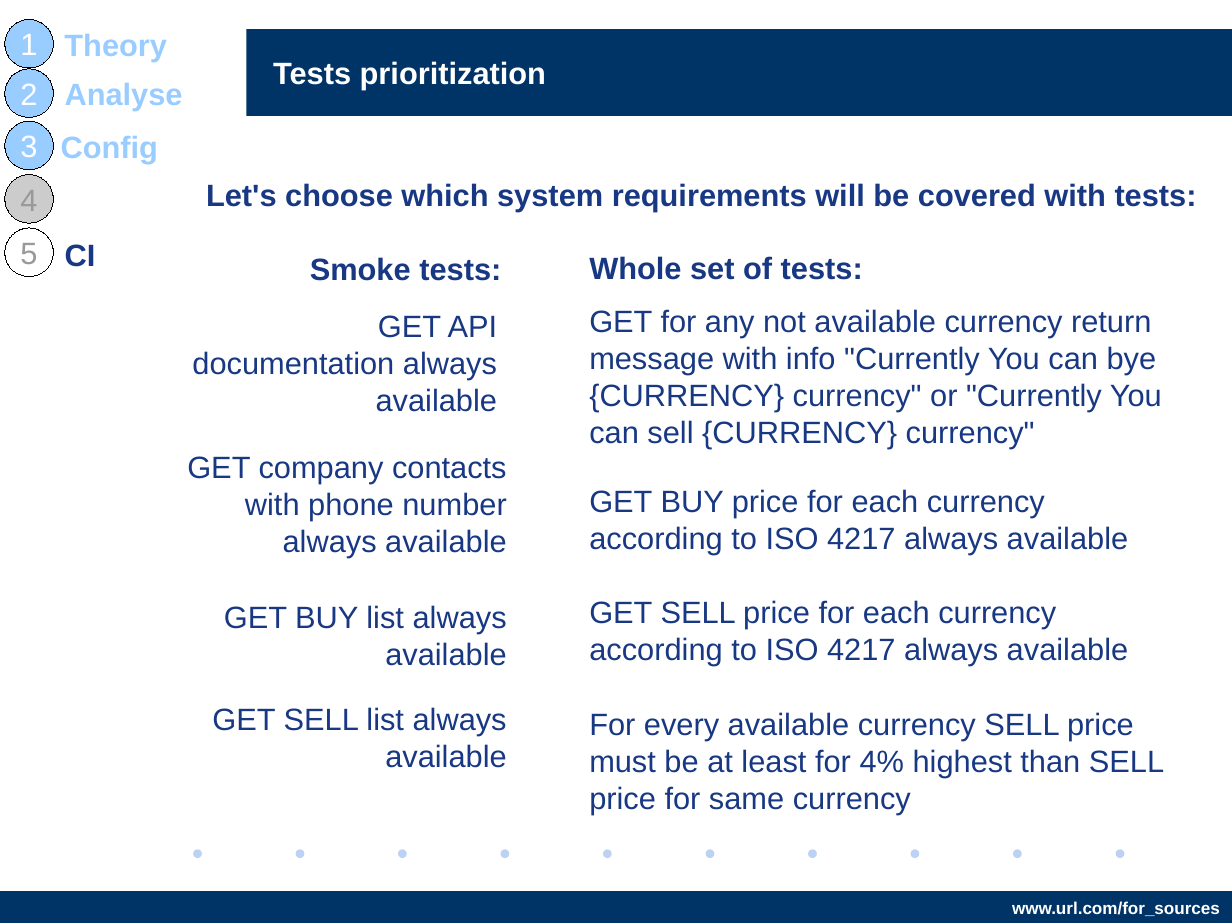
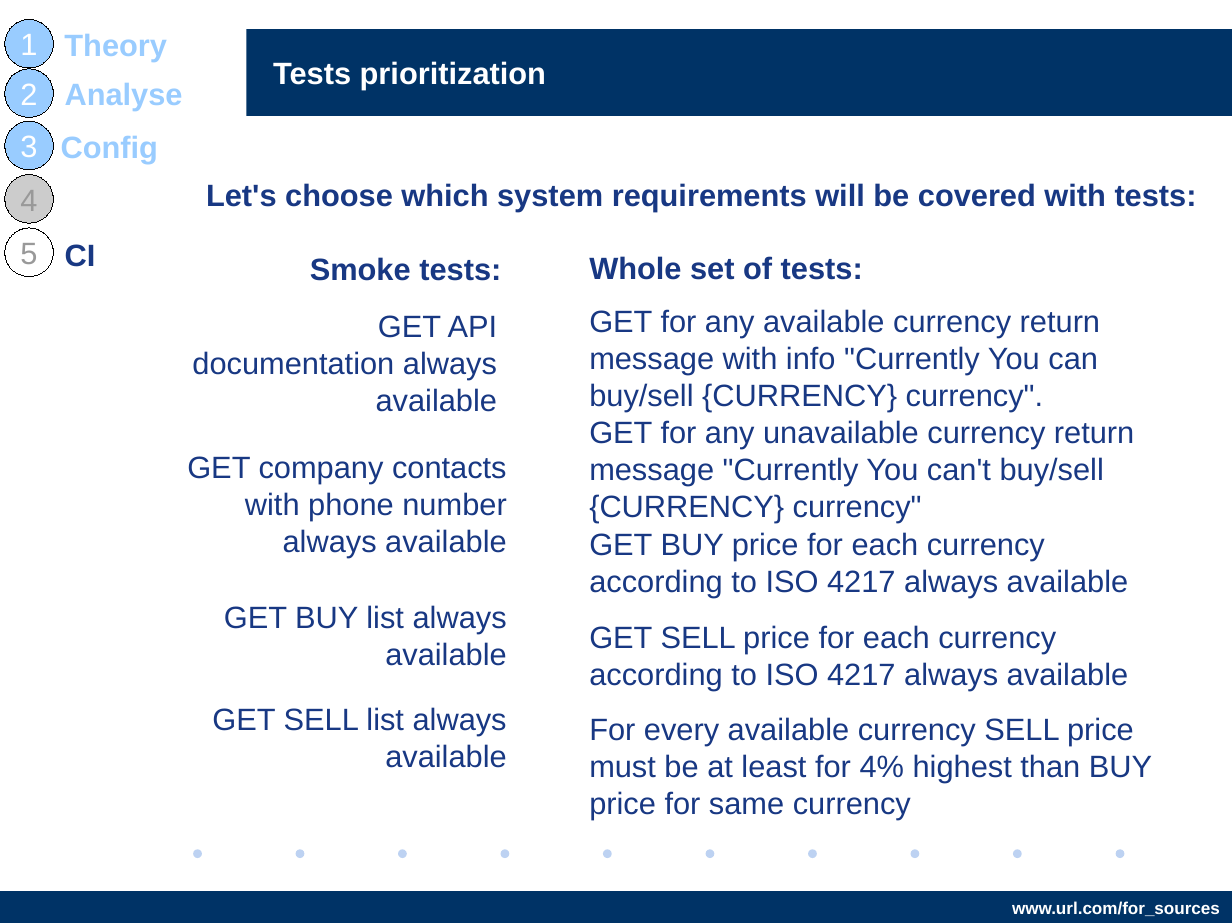
Before and after one commit to AndriiStepura/letslearnapitesting, a slide deck: slide 13 of StartTestingApiWithPostman.odp. Drawn at 1232x924 pixels with LibreOffice and Linux fonts; fonts in the diff are those of the drawing; background and template pictures are left out. Boxes give left, top, right and bottom in pixels: in the first picture for what was removed or moved away, otherwise in the second. Text is boxed around its words. In the diff, an @@ line names an element or a change of style, - is before the commit and + after.

```diff
--- a/StartTestingApiWithPostman.odp
+++ b/StartTestingApiWithPostman.odp
@@ text at [589, 309, 1134, 523]: text changed @@
-GET for any not available currency return message with info "Currently You can bye {CURRENCY} currency" or "Currently You can sell {CURRENCY} currency"
+GET for any available currency return message with info "Currently You can buy/sell {CURRENCY} currency".
+GET for any unavailable currency return message "Currently You can't buy/sell {CURRENCY} currency"
@@ text "GET BUY price for each ...": place and size @@
-text "GET BUY price for each ..." at [589, 489, 1129, 554]
+text "GET BUY price for each ..." at [589, 532, 1129, 598]
@@ text "GET SELL price for each ...": place and size @@
-text "GET SELL price for each ..." at [589, 600, 1129, 666]
+text "GET SELL price for each ..." at [589, 625, 1129, 690]
@@ text at [589, 717, 1152, 820]: text changed @@
-For every available currency SELL price must be at least for 4% highest than SELL price for same currency
+For every available currency SELL price must be at least for 4% highest than BUY price for same currency
```
Also in this commit, not shown: 9 other slides changed, 4 slides added, 3 other files.
